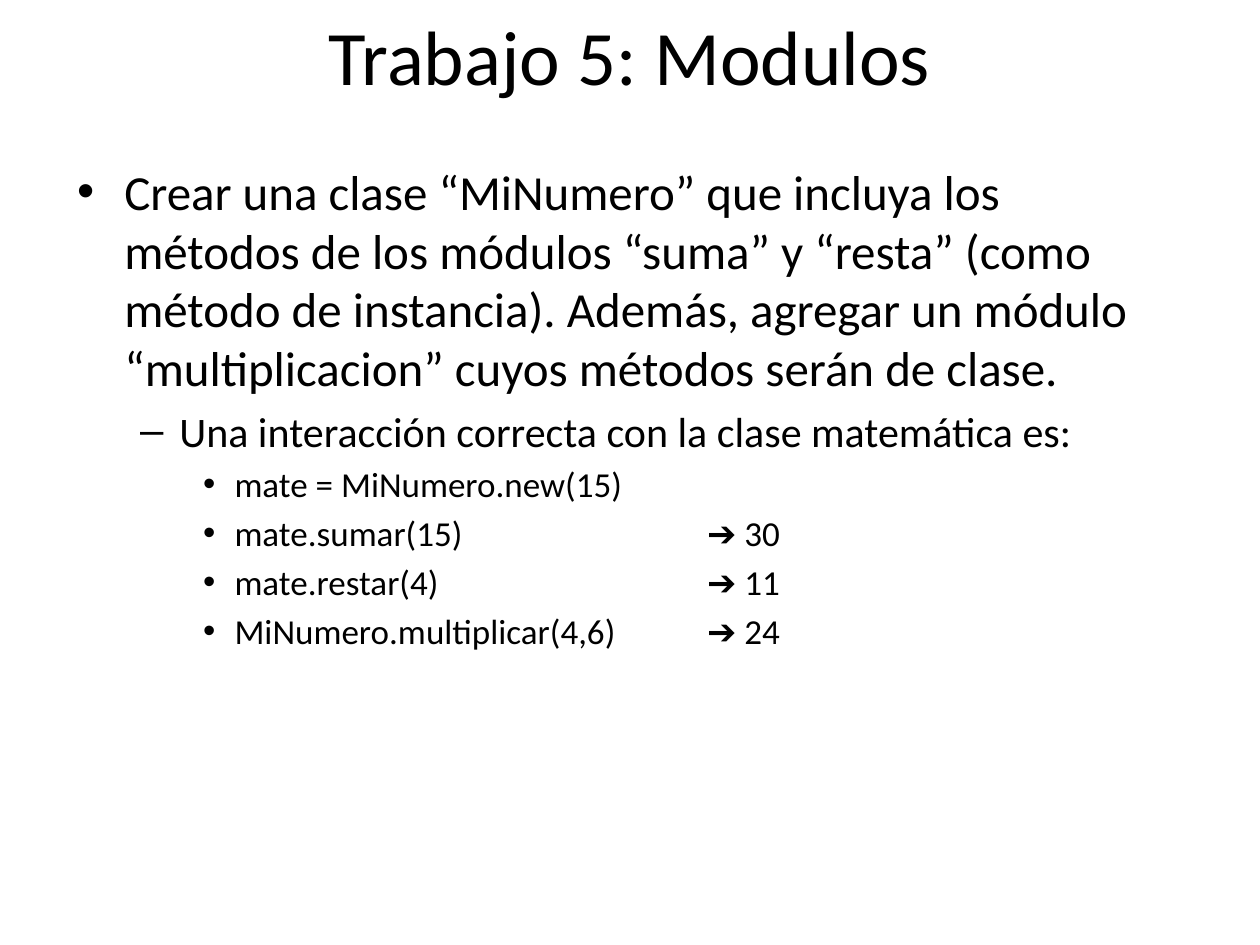
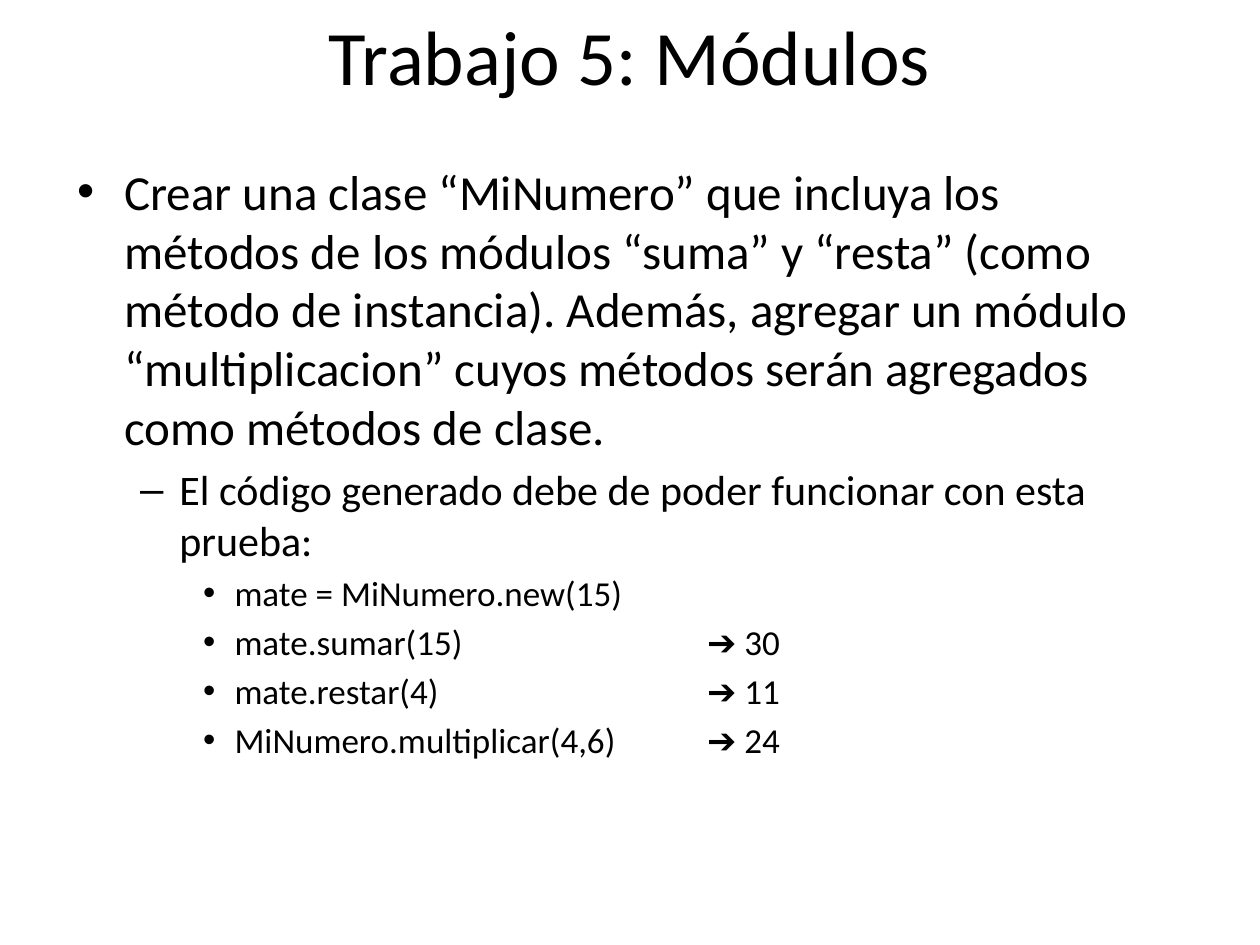
Before and after one commit to rarodriguez/curso_rails, a slide deck: slide 42 of presentaciones/Clase 2-Introduccion a Ruby.pptx (slide 35 before the commit). Drawn at 1260x945 pixels with LibreOffice and Linux fonts; fonts in the diff are those of the drawing; background and template pictures are left out. Boxes give left, top, right and bottom in pixels: in the first picture for what was removed or moved away, otherwise in the second. Text is boxed around its words. In the diff, an @@ line names an element or a change of style, - is before the commit and + after.

Commit message:
Agregando la presentacion final de la clase 2, asi como un boceto de lo que se va a hacer en la clase 3

```diff
--- a/presentaciones/Clase 2-Introduccion a Ruby.pptx
+++ b/presentaciones/Clase 2-Introduccion a Ruby.pptx
@@ title at <box>329,31,931,99</box>: text changed @@
-Trabajo 5: Modulos
+Trabajo 5: Módulos
@@ text at <box>124,175,1127,563</box>: text changed @@
-• Crear una clase “MiNumero” que incluya los métodos de los módulos “suma” y “resta” (como método de instancia). Además, agregar un módulo “multiplicacion” cuyos métodos serán de clase.
-  – Una interacción correcta con la clase matemática es:
+• Crear una clase “MiNumero” que incluya los métodos de los módulos “suma” y “resta” (como método de instancia). Además, agregar un módulo “multiplicacion” cuyos métodos serán agregados como métodos de clase.
+  – El código generado debe de poder funcionar con esta prueba:
```
Also in this commit, not shown: 5 other slides changed, 8 slides added, 1 slide removed, 2 other files.
